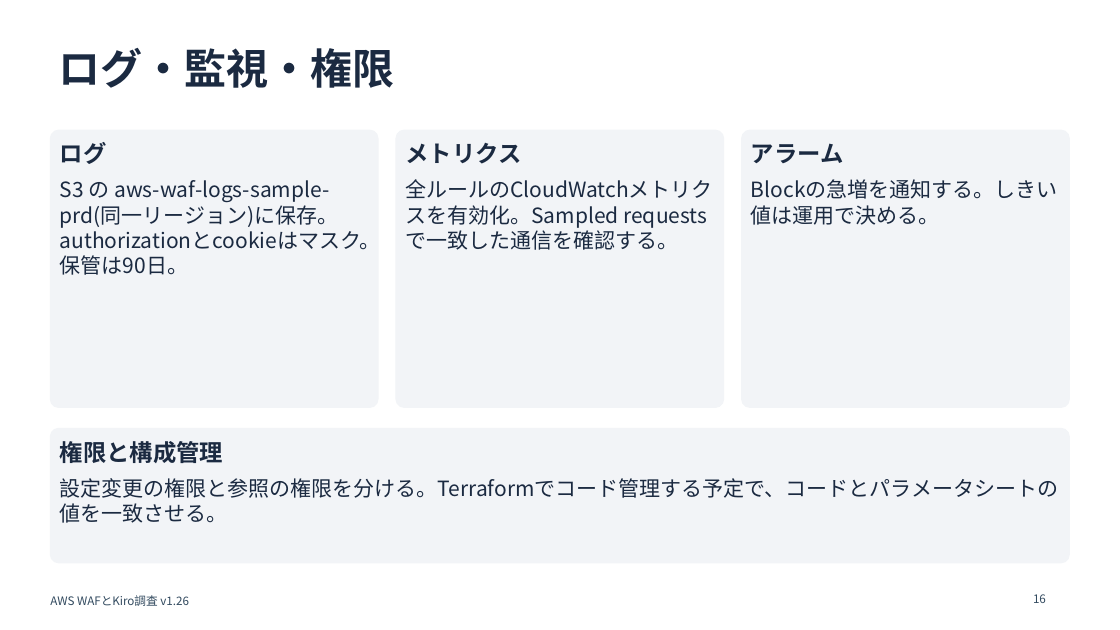
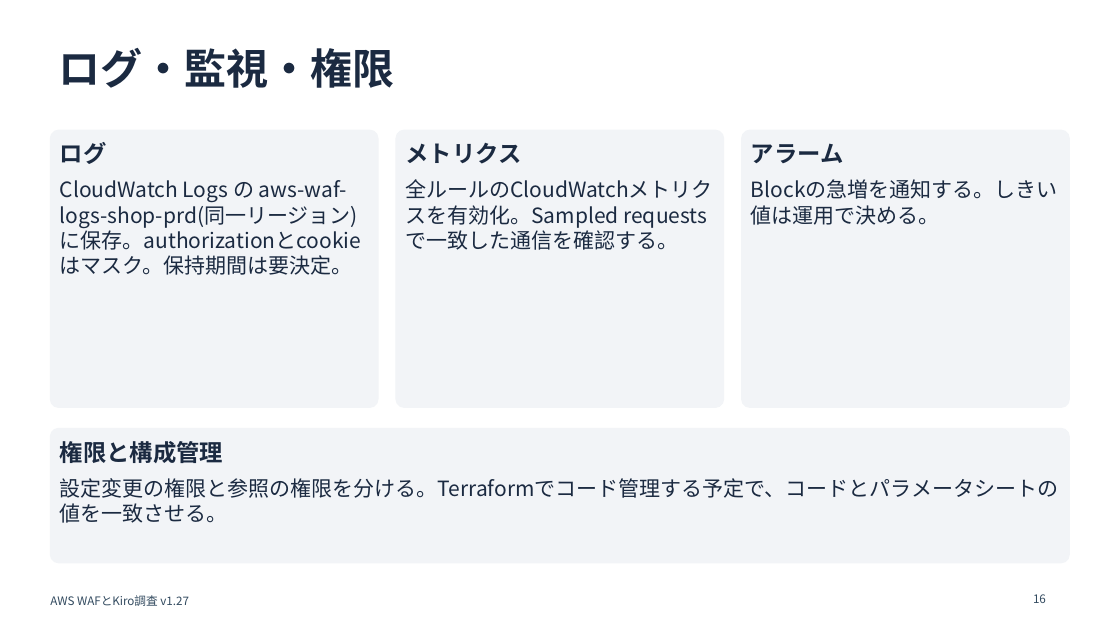
Before and after one commit to w-index-m/kiro-aws, a slide deck: slide 16 of 07_AWS_WAFとKiro調査/docs/AWS_WAFとKiro調査.pptx. Drawn at 1120x630 pixels with LibreOffice and Linux fonts; fonts in the diff are those of the drawing. Boxes give left, top, right and bottom in pixels: in the first picture for what was removed or moved away, otherwise in the second. Text is boxed around its words. In the diff, an @@ line names an element or a change of style, - is before the commit and + after.

```diff
--- a/07_AWS_WAFとKiro調査/docs/AWS_WAFとKiro調査.pptx
+++ b/07_AWS_WAFとKiro調査/docs/AWS_WAFとKiro調査.pptx
@@ text at (60,180,362,275): text changed @@
-S3 の aws-waf-logs-sample-prd(同一リージョン)に保存。authorizationとcookieはマスク。保管は90日。
+CloudWatch Logs の aws-waf-logs-shop-prd(同一リージョン)に保存。authorizationとcookieはマスク。保持期間は要決定。
@@ text at (50,595,189,606): text changed @@
-AWS WAFとKiro調査 v1.26
+AWS WAFとKiro調査 v1.27
```
Also in this commit, not shown: 40 other slides changed, 5 other files.
